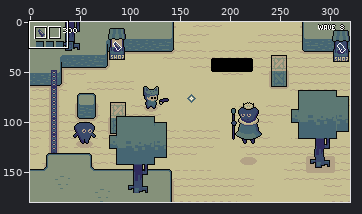
One commit to this pixel-art file: assets/sprites/global.aseprite. Above, an overview of the earlier version with the close-up marked.
Close-up. Before the edit:
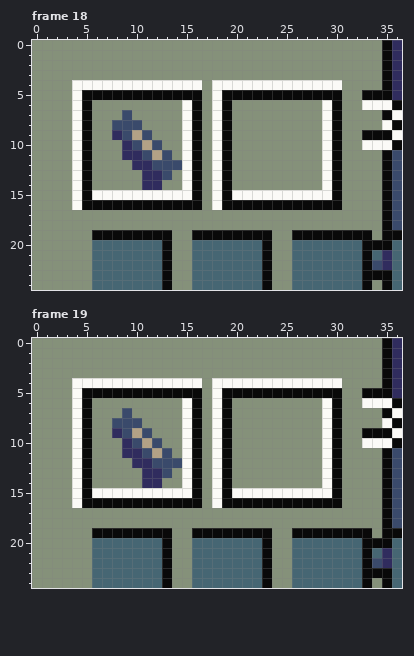
320x180 pixels, 23 frames. Shown: frame 18: x 0..36, y 0..24; frame 19: x 0..36, y 0..24.
And afterwards:
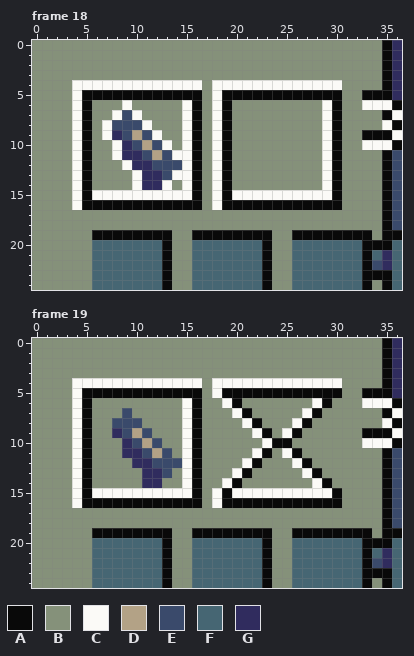
Palette (. is transparent): A #090909  B #85917a  C #fbfaf7  D #b3a286  E #3a4a6b  F #466673  G #302c5e
The exact change:
Frame 18, layer "ui":
y 6: x 9 B -> C
y 7: x 8 B -> C; x 10 B -> C
y 8: x 7 B -> C; x 11 B -> C
y 9: x 7 B -> C; x 12 B -> C
y 10: x 8 B -> C; x 13 B -> C
y 11: x 8 B -> C; x 14 B -> C
y 12: x 9 B -> C
y 13: x 10 B -> C; x 14 B -> C
y 14: x 10 B -> C; x 13 B -> C
Frame 19, layer "ui":
y 6: x 18..20 CAB -> BCA; x 28..30 BCA -> CAB
y 7: x 18..21 CABB -> BBCA; x 27..30 BBCA -> CABB
y 8: x 18..19 CA -> BB; x 21..22 BB -> CA; x 26..27 BB -> CA; x 29..30 CA -> BB
y 9: x 18..19 CA -> BB; x 22..23 BB -> CA; x 25..26 BB -> CA; x 29..30 CA -> BB
y 10: x 18..19 CA -> BB; x 23..25 BBB -> CAA; x 29..30 CA -> BB
y 11: x 18..19 CA -> BB; x 22..23 BB -> CA; x 25..26 BB -> CA; x 29..30 CA -> BB
y 12: x 18..19 CA -> BB; x 21..22 BB -> CA; x 26..27 BB -> CA; x 29..30 CA -> BB
y 13: x 18..21 CABB -> BBCA; x 27..30 BBCA -> CABB
y 14: x 18..20 CAB -> BCA; x 28..30 BCA -> CAB
